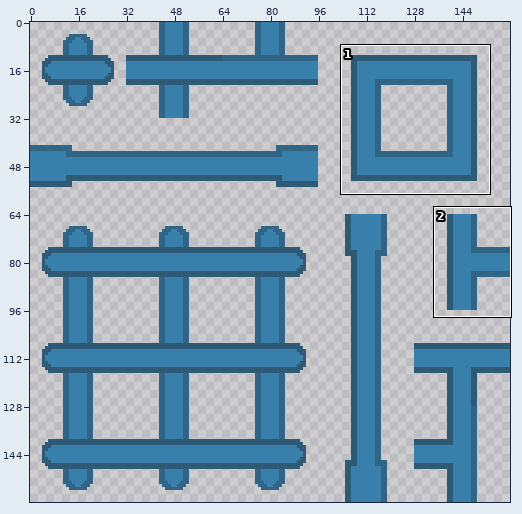
Edited in one commit: sprite sheet (build/Textures/pipes.png). Above, an overview of the earlier version with the close-up marked.
Close-up. Old version:
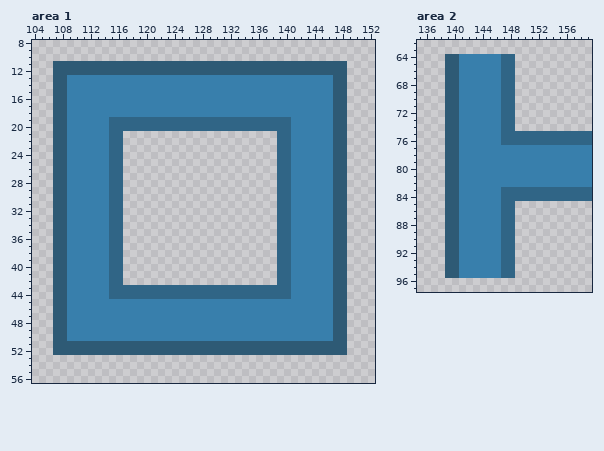
The file is 160x160 pixels. Colours within 5 levels of each other are drawn and written as one. Shown: area 1: x 104..152, y 8..56; area 2: x 135..159, y 62..97. The commit also changed other parts of the picture, which this record leaves out.
And afterwards:
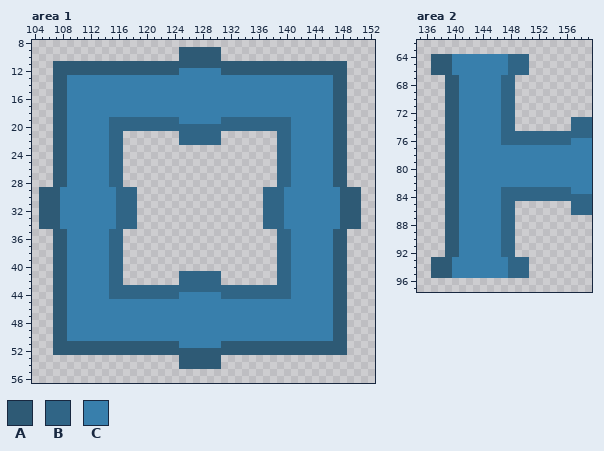
Palette (. is transparent): A #2e5a75  B #306586  C #387fac
What changed:
Area 1:
There is now colour A in rows 9 to 10 at x 125 to 130; in rows 29 to 34 at x 105 to 106 and 149 to 150; in rows 53 to 54 at x 125 to 130.
There is now colour B in rows 21 to 22 at x 125 to 130; in rows 29 to 34 at x 117 to 118 and 137 to 138; in rows 41 to 42 at x 125 to 130.
The edit turns colour A into colour C in row 12 at x 125 to 130; in rows 29 to 34 at x 108 and 147; in row 51 at x 125 to 130.
The edit turns colour B into colour C in row 19 at x 125 to 130; in rows 29 to 34 at x 115 and 140; in row 44 at x 125 to 130.
Area 2:
There is now colour A in rows 64 to 66 at x 137 to 138; in rows 93 to 95 at x 137 to 138.
There is now colour B in rows 64 to 66 at x 149 to 150; in rows 73 to 74 at x 157 to 159; in rows 85 to 86 at x 157 to 159; in rows 93 to 95 at x 149 to 150.
The edit turns colour A into colour C in rows 64 to 66 at x 140; in rows 93 to 95 at x 140.
The edit turns colour B into colour C in rows 64 to 66 at x 147; in row 76 at x 157 to 159; in row 83 at x 157 to 159; in rows 93 to 95 at x 147.
